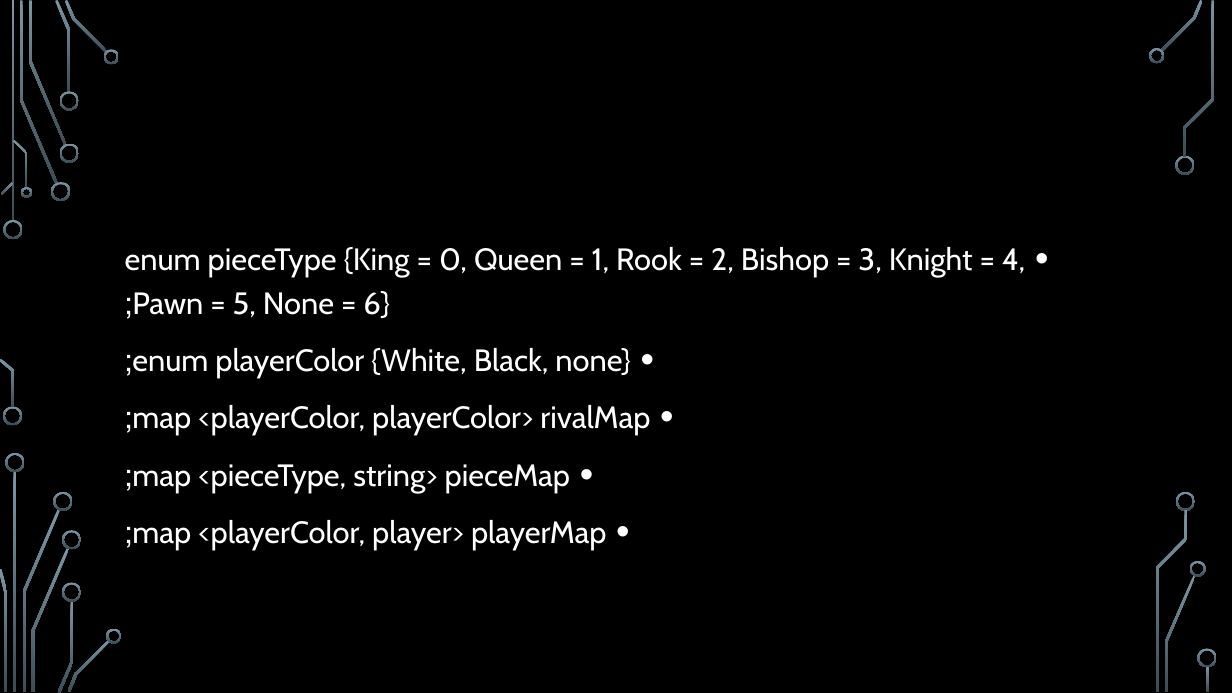
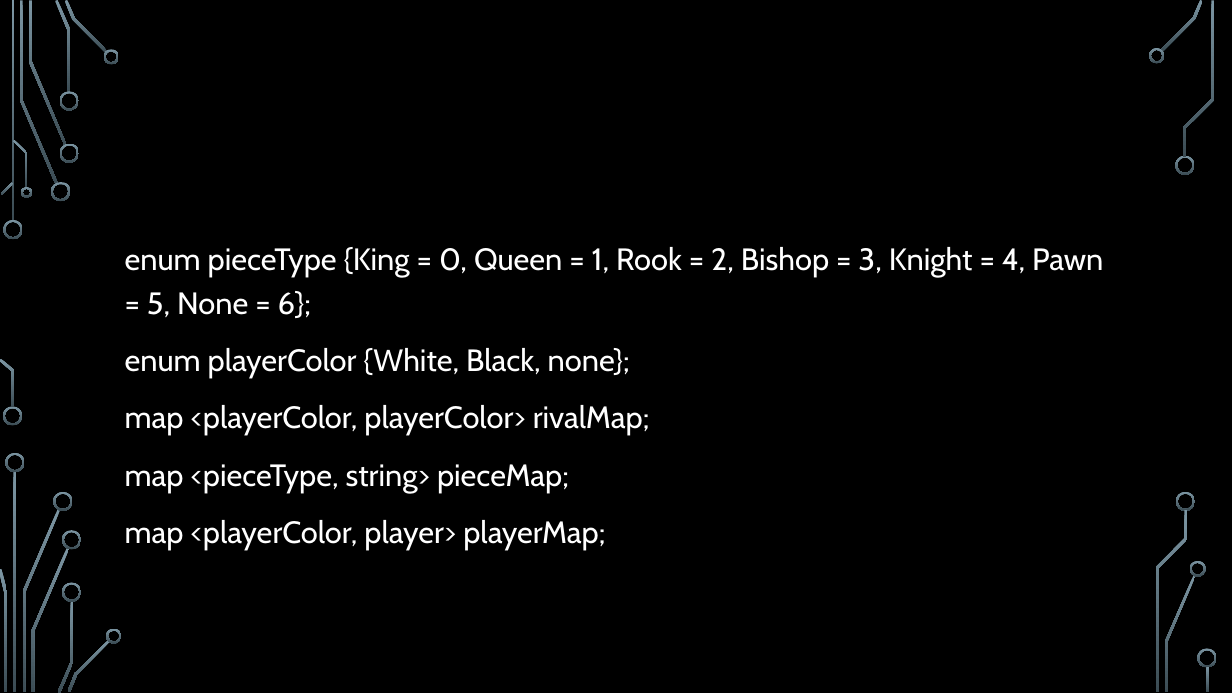
Before and after one commit to AmiriShavaki/Graphical-Chess-Game, a slide deck: slide 4 of powerPoint/به نام خدا).pptx. Drawn at 1232x693 pixels with LibreOffice and Linux fonts; fonts in the diff are those of the drawing; background and template pictures are left out. Boxes give left, top, right and bottom in pixels: in the first picture for what was removed or moved away, otherwise in the second. Text is boxed around its words. In the diff, an @@ line names an element or a change of style, - is before the commit and + after.

```diff
--- a/powerPoint/به نام خدا).pptx
+++ b/powerPoint/به نام خدا).pptx
@@ text "enum pieceType {King = 0, ..." at (125, 247, 1103, 549): bullet • to none @@
```
Also in this commit, not shown: 1 slide added, 1 other file.
